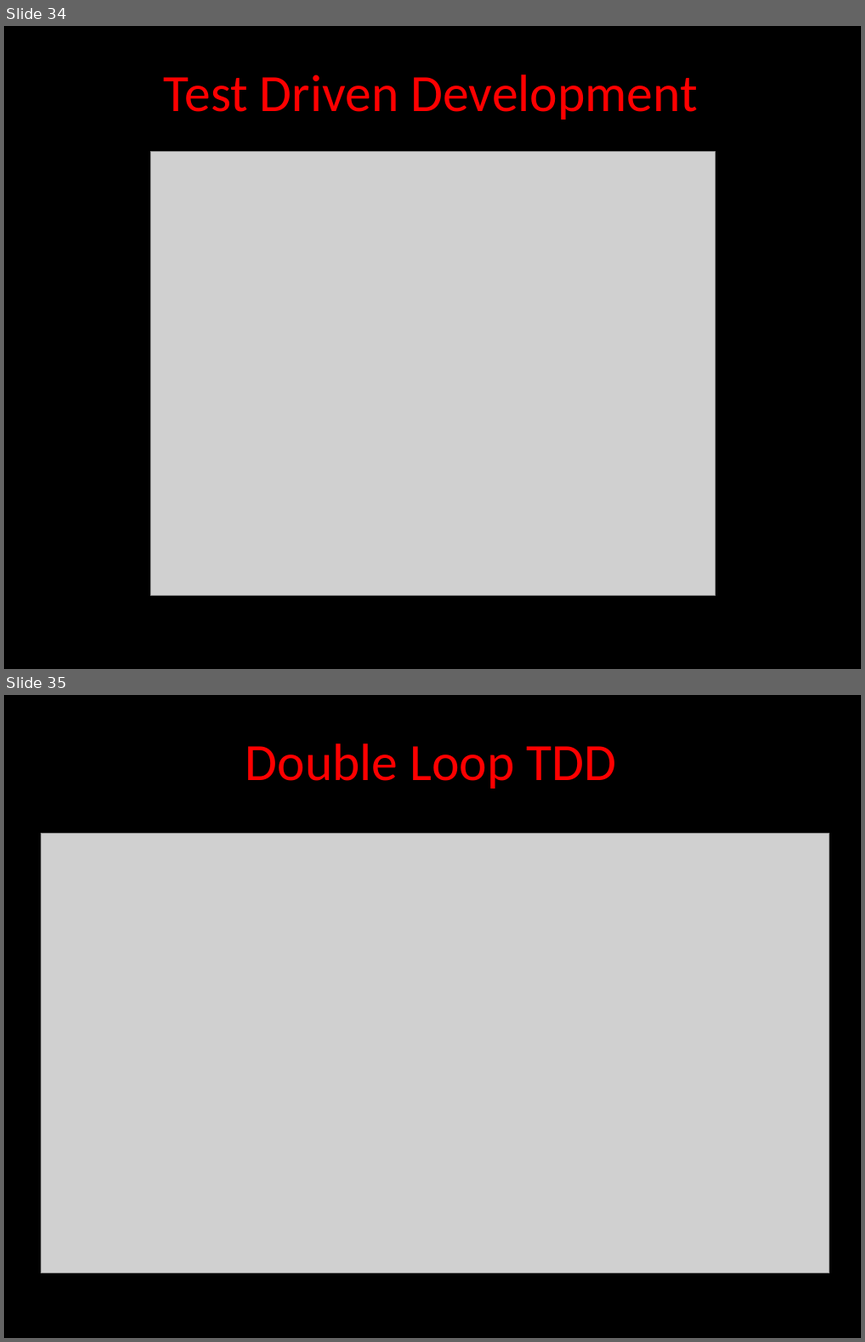
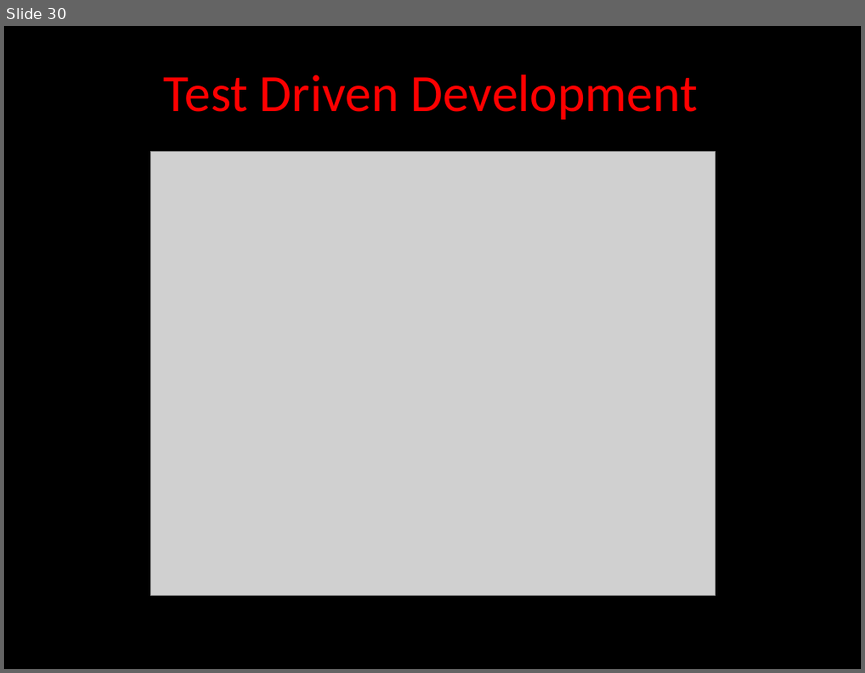
Before and after one commit to angelnunezsalazar/Test-Driven-Development, a slide deck: Diapositivas/Test Driven Development.pptx. Shown one above the other, each under a label of ours: slides 34 and 35 before the commit, slide 30 after it. The pictures are 865x1342 and 865x673 pixels, drawn with LibreOffice and Linux fonts; fonts in the diff are those of the drawing; grey boxes stand for pictures; background and template pictures are left out. Boxes give left, top, right and bottom in pixels: in the first picture for what was removed or moved away, otherwise in the second. Text is boxed around its words. In the diff, an @@ line names an element or a change of style, - is before the commit and + after.

```diff
--- a/Diapositivas/Test Driven Development.pptx
+++ b/Diapositivas/Test Driven Development.pptx
@@ slide 35 removed at <box>4,695,861,1338</box>, background picture (left out) @@
@@ title removed at <box>245,743,616,789</box> @@
-Double Loop TDD
@@ picture removed at <box>41,833,829,1272</box> @@
@@ what was slide 34 is now slide 30 @@
```
Also in this commit, not shown: 7 slides changed, 4 slides added, 2 other slides removed, 50 other files.
